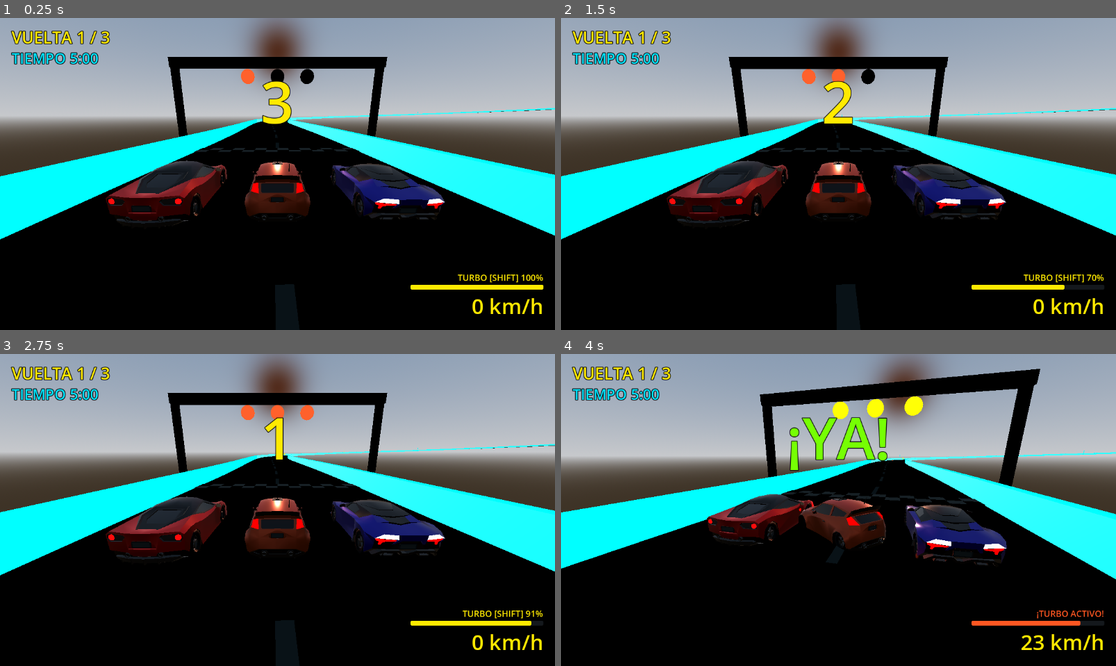
Above: before the commit, frames 1-4 (two rows, left to right).
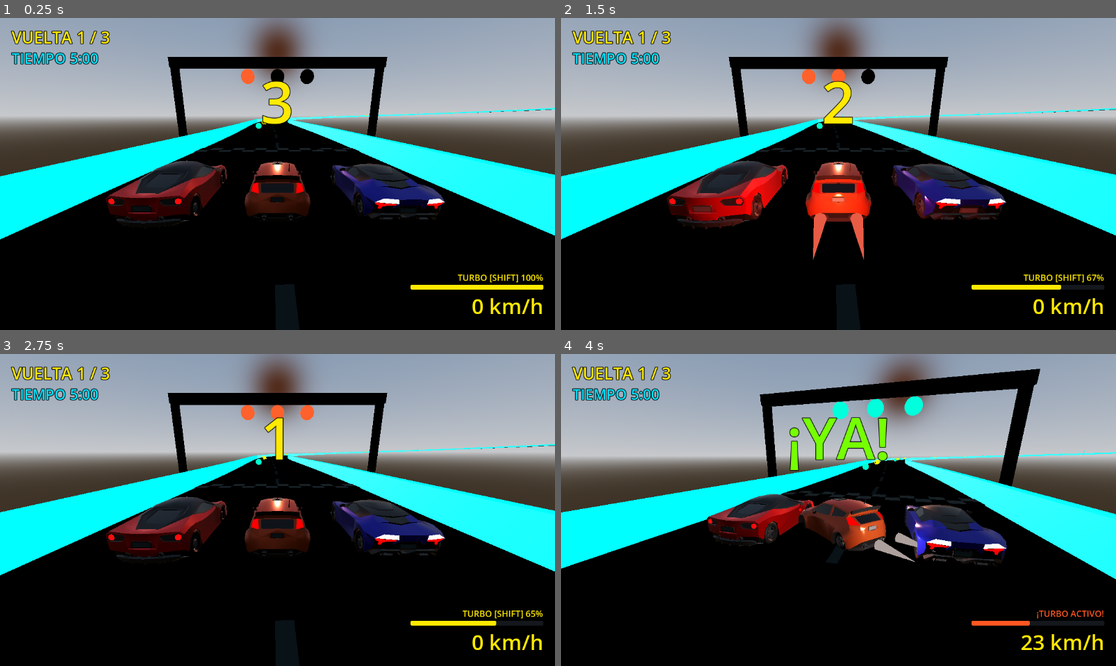
Above: after the commit, the same moments.

Repository: SamuelAlzateEducate/CustomVeloz
Game: Godot game, scene res://zona_c.tscn
Same seed, same stepped clock (60 frames per second), same inputs: the game is played once before the commit and once after it. Sound files missing from this copy of the repository are replaced by a short silence.
Inputs (mouse positions are in pixels of both pictures, inside the frame that each line leads up to):
- Up to frame 1 (0.25 s): no input
- Up to frame 2 (1.5 s): move the mouse to (960, 158) at 0.52 s; hold D (move_right) 0.53-1.28 s; hold Shift (correr) 0.53-1.28 s; click (960, 158) at 0.67 s; move the mouse to (727, 189) at 1.27 s; hold S (move_down) from 1.28 s (still down); tap Shift (correr) at 1.35 s
- Up to frame 3 (2.75 s): move the mouse to (333, 441) at 2.02 s; release S (move_down) at 2.03 s; hold D (move_right) from 2.03 s (still down); hold Space (derrapar) from 2.03 s (still down); tap Shift (correr) at 2.3 s
- Up to frame 4 (4 s): move the mouse to (810, 572) at 2.77 s; release D (move_right) at 2.78 s; release Space (derrapar) at 2.78 s; hold W (move_up) 2.78-3.53 s; tap F at 2.85 s; click (810, 572) at 2.92 s; tap Shift (correr) at 3.05 s; move the mouse to (1005, 556) at 3.52 s; hold A (move_left) from 3.53 s (still down); hold Shift (correr) from 3.53 s (still down); tap T at 3.6 s

The runs differ from the first frame. In frame 1, less than 0.1% of the frame differs, in the area x 46-100%, y 28-36%; in frame 2, 3.9%, in the area x 19-97%, y 29-88%; in frame 3, 0.2%; in frame 4, 2.6%.

Commit message:
prueba12_esferas_diferenciadas_turbo_y_desvanecimiento_aleron

Diff:
--- a/hud_carrera.gd
+++ b/hud_carrera.gd
@@ -10,6 +10,7 @@
 var l_vel: Label
 var l_cuenta: Label
 var l_nitro: Label
+var l_aleron: Label
 var pb_nitro: ProgressBar
 
 func _etiqueta(tam: int, color: Color) -> Label:
@@ -47,6 +48,17 @@
 	l_nitro.offset_bottom = -96
 	l_nitro.horizontal_alignment = HORIZONTAL_ALIGNMENT_RIGHT
 	l_nitro.text = "TURBO [SHIFT]"
+
+	l_aleron = _etiqueta(16, Color(0.0, 1.0, 0.25))
+	l_aleron.set_anchors_and_offsets_preset(Control.PRESET_BOTTOM_RIGHT)
+	l_aleron.grow_horizontal = Control.GROW_DIRECTION_BEGIN
+	l_aleron.grow_vertical = Control.GROW_DIRECTION_BEGIN
+	l_aleron.offset_left = -300
+	l_aleron.offset_top = -148
+	l_aleron.offset_right = -24
+	l_aleron.offset_bottom = -124
+	l_aleron.horizontal_alignment = HORIZONTAL_ALIGNMENT_RIGHT
+	l_aleron.text = ""
 
 	pb_nitro = ProgressBar.new()
 	pb_nitro.set_anchors_and_offsets_preset(Control.PRESET_BOTTOM_RIGHT)
@@ -106,6 +118,21 @@
 				l_nitro.text = "TURBO [SHIFT] %d%%" % int(round(n.carga * 100.0))
 				l_nitro.add_theme_color_override("font_color", C_UI)
 				if sb: sb.bg_color = C_UI
+		if jugador.get("mejoras_t") != null and jugador.mejoras_t.size() > 0:
+			var t_max: float = 0.0
+			for t_val in jugador.mejoras_t:
+				t_max = maxf(t_max, float(t_val))
+			if t_max > 0.05:
+				if t_max < 2.5:
+					l_aleron.text = "ALERÓN EXPIRANDO: %.1fs" % t_max
+					l_aleron.add_theme_color_override("font_color", Color("#FF5722"))
+				else:
+					l_aleron.text = "ALERÓN [+15 km/h]: %.1fs" % t_max
+					l_aleron.add_theme_color_override("font_color", Color(0.0, 1.0, 0.25))
+			else:
+				l_aleron.text = ""
+		else:
+			l_aleron.text = ""
 	if pista:
 		l_cuenta.text = pista.texto_cuenta
 		l_cuenta.add_theme_color_override("font_color", C_UI if pista.en_cuenta else Color("#76FF03"))
--- a/nitro.gd
+++ b/nitro.gd
@@ -4,16 +4,27 @@
 # Sistema de Nitro / Turbo de CustomVeloz:
 #  - velocidad: 120 km/h (33.33 m/s) en vez de 90 km/h (25 m/s) -> +30 km/h (+33 %).
 #  - duración: 2.5 s con la carga llena
-#  - recarga: de 0 a 1 tarda 5 s
+#  - recarga: de 0 a 1 tarda 5 s (si recarga_automatica = true, como en zona_b)
 #  - La luz (azul neón -> rojo fuego) la controla sistema_eventos.gd exactamente igual que en zona_b.
+#  - Con llama_visible = true (zona_c) además salen llamas y una luz trasera que pasan de azul a rojo
+#    mientras se mantiene Shift, para que el efecto se vea sobre cualquier pista.
 @export var luz: SpotLight3D
 @export var duracion := 2.5 # s para gastar la carga completa
 @export var recarga := 5.0 # s para recuperar la carga completa
 @export var carga_minima := 0.20 # tras vaciarse, no se puede usar hasta recuperar esto
+@export var recarga_automatica := true # false = el turbo solo se recarga con las esferas amarillas
+@export var llama_visible := false # true = llamas y luz trasera emisivas (zona_c)
+@export var color_llama_bajo := Color(0.0, 0.9, 1.0)
+@export var color_llama_alto := Color(1.0, 0.15, 0.05)
 
 var carga := 1.0 # 0 a 1 (la barra de nitro de la UI)
 var activo := false
 var bloqueado := false
+
+var _llamas: Array[MeshInstance3D] = []
+var _mat_llama: StandardMaterial3D
+var _luz_trasera: OmniLight3D
+var _calor := 0.0 # 0 a 1: se calienta (azul -> rojo) mientras el turbo está activo
 
 @onready var pj := get_parent()
 
@@ -24,6 +35,59 @@
 		luz.rotation_degrees = Vector3(-20.0, 180.0, 0.0)
 		luz.spot_range = 10.0
 		luz.spot_angle = 35.0
+	if llama_visible:
+		_crear_llamas()
+
+func _crear_llamas() -> void:
+	_mat_llama = StandardMaterial3D.new()
+	_mat_llama.shading_mode = BaseMaterial3D.SHADING_MODE_UNSHADED
+	_mat_llama.emission_enabled = true
+	_mat_llama.albedo_color = color_llama_bajo
+	_mat_llama.emission = color_llama_bajo
+	_mat_llama.emission_energy_multiplier = 0.0
+	for x in [-0.45, 0.45]:
+		var m := MeshInstance3D.new()
+		var cono := CylinderMesh.new()
+		cono.top_radius = 0.0
+		cono.bottom_radius = 0.16
+		cono.height = 1.0
+		cono.radial_segments = 8
+		m.mesh = cono
+		m.material_override = _mat_llama
+		m.name = "LlamaTurbo"
+		m.visible = false
+		pj.add_child.call_deferred(m)
+		_llamas.append(m)
+		# el cilindro apunta en Y: se gira para que la punta quede hacia atrás (+Z)
+		m.rotation_degrees = Vector3(90.0, 0.0, 0.0)
+		m.position = Vector3(x, 0.55, 2.5)
+	_luz_trasera = OmniLight3D.new()
+	_luz_trasera.name = "LuzTraseraTurbo"
+	_luz_trasera.omni_range = 9.0
+	_luz_trasera.light_energy = 0.0
+	_luz_trasera.position = Vector3(0.0, 0.8, 3.0)
+	pj.add_child.call_deferred(_luz_trasera)
+
+func _actualizar_llamas(delta: float) -> void:
+	if _mat_llama == null:
+		return
+	_calor = move_toward(_calor, 1.0 if activo else 0.0, delta * 1.2)
+	var encendido := _calor > 0.02
+	var c := color_llama_bajo.lerp(color_llama_alto, _calor)
+	_mat_llama.albedo_color = c
+	_mat_llama.emission = c
+	_mat_llama.emission_energy_multiplier = 1.0 + 5.0 * _calor
+	var parpadeo := 1.0 + 0.2 * sin(Time.get_ticks_msec() * 0.04)
+	var largo := (0.3 + 1.6 * _calor) * parpadeo
+	for m in _llamas:
+		if not is_instance_valid(m):
+			continue
+		m.visible = encendido
+		m.scale = Vector3(1.0, largo, 1.0)
+		m.position.z = 2.45 + largo * 0.5
+	if is_instance_valid(_luz_trasera):
+		_luz_trasera.light_color = c
+		_luz_trasera.light_energy = (1.0 + 7.0 * _calor) if encendido else 0.0
 
 func _physics_process(delta: float) -> void:
 	var tecla_shift := Input.is_action_pressed("correr") or Input.is_key_pressed(KEY_SHIFT)
@@ -32,10 +96,13 @@
 		carga = maxf(0.0, carga - delta / duracion)
 		if carga <= 0.0:
 			bloqueado = true
-	else:
+	elif recarga_automatica:
 		carga = minf(1.0, carga + delta / recarga)
 		if bloqueado and carga >= carga_minima:
 			bloqueado = false
+
+	# Sin recarga automática: queda bloqueado hasta que una esfera amarilla recargue la carga
+	_actualizar_llamas(delta)
 
 	# personaje.gd usa speed_correr mientras haya nitro
 	pj.nitro_ok = carga > 0.0 and not bloqueado
--- a/personaje.gd
+++ b/personaje.gd
@@ -91,6 +91,7 @@
 				rueda_tras_der = c
 
 func _physics_process(delta):
+	_actualizar_mejoras(delta)
 	# Gravedad: en el aire cae más rápido (arcade) para que el carro no flote
 	var factor_gravedad = 1.0 if is_on_floor() else gravedad_en_aire
 	velocity += get_gravity() * factor_gravedad * delta
@@ -232,12 +233,64 @@
 
 	_prueba()
 
+@export var duracion_mejora := 8.0 # s que dura el extra de velocidad de cada esfera verde (el alerón se desvanece con él)
 var mejoras: Array = [] # km/h de cada esfera verde recogida (la última se pierde al reaparecer)
 var piezas: Array = [] # alerones visibles, uno por mejora
+var mejoras_t: Array = [] # segundos que le quedan a cada mejora
+var mejoras_ap: Array = [] # m/s que cada mejora está sumando ahora mismo (baja poco a poco hasta 0)
+var mats_aleron: Array = [] # materiales de cada alerón (para desvanecerlos)
+
+# La mejora se va gastando: el extra de velocidad baja linealmente y el alerón se desvanece
+# encogiéndose y parpadeando en los últimos segundos hasta desaparecer.
+func _actualizar_mejoras(delta: float) -> void:
+	var i := mejoras_t.size() - 1
+	while i >= 0:
+		mejoras_t[i] -= delta
+		var f := clampf(mejoras_t[i] / duracion_mejora, 0.0, 1.0)
+		var objetivo: float = float(mejoras[i]) / 3.6 * f
+		var d: float = objetivo - float(mejoras_ap[i])
+		speed_caminar += d
+		speed_correr += d
+		mejoras_ap[i] = objetivo
+
+		# Feedback visual inconfundible del alerón
+		var pieza = piezas[i]
+		if is_instance_valid(pieza):
+			# En los últimos 2.5s parpadea avisando que se apaga
+			if mejoras_t[i] < 2.5:
+				var parpadeo := sin(Time.get_ticks_msec() * 0.025) > 0.0
+				pieza.visible = parpadeo
+			else:
+				pieza.visible = true
+			# Encogimiento suave progresivo para que se vea cómo se desvanece
+			var escala := clampf(f * 1.25, 0.05, 1.0)
+			pieza.scale = Vector3(escala, escala, escala)
+
+		for mat in mats_aleron[i]:
+			if mat is StandardMaterial3D:
+				var c: Color = mat.albedo_color
+				c.a = f
+				mat.albedo_color = c
+				mat.emission = Color(0.0, 1.0, 0.25) * f
+				mat.emission_energy_multiplier = 2.5 * f
+
+		if mejoras_t[i] <= 0.0:
+			var pieza_fin = piezas[i]
+			if is_instance_valid(pieza_fin):
+				pieza_fin.queue_free()
+			mejoras.remove_at(i)
+			piezas.remove_at(i)
+			mejoras_t.remove_at(i)
+			mejoras_ap.remove_at(i)
+			mats_aleron.remove_at(i)
+			print("[mejora] el alerón se desvaneció: base ", snappedf(speed_caminar * 3.6, 0.1), " km/h")
+		i -= 1
 
 # Esfera verde (Documento de concepto, mecánica 1): +15 km/h de velocidad máxima y una pieza visible (alerón)
 func aplicar_mejora(kmh_extra: float) -> void:
 	mejoras.append(kmh_extra)
+	mejoras_t.append(duracion_mejora)
+	mejoras_ap.append(kmh_extra / 3.6)
 	speed_caminar += kmh_extra / 3.6
 	speed_correr += kmh_extra / 3.6
 
@@ -246,10 +299,11 @@
 	contenedor.name = "Aleron_%d" % piezas.size()
 
 	var mat := StandardMaterial3D.new()
-	mat.albedo_color = Color("#76FF03")
+	mat.albedo_color = Color(0.0, 1.0, 0.25) # Verde Neón Esmeralda Puro
 	mat.emission_enabled = true
-	mat.emission = Color("#76FF03")
-	mat.emission_energy_multiplier = 2.0
+	mat.emission = Color(0.0, 1.0, 0.25)
+	mat.emission_energy_multiplier = 2.5
+	mat.transparency = BaseMaterial3D.TRANSPARENCY_ALPHA
 
 	# Ala principal
 	var ala := MeshInstance3D.new()
@@ -263,6 +317,7 @@
 	# Soportes laterales
 	var mat_soporte := StandardMaterial3D.new()
 	mat_soporte.albedo_color = Color(0.1, 0.12, 0.14)
+	mat_soporte.transparency = BaseMaterial3D.TRANSPARENCY_ALPHA
 	for lado in [-0.5, 0.5]:
 		var soporte := MeshInstance3D.new()
 		var sm := BoxMesh.new()
@@ -286,6 +341,7 @@
 	# Posicionado sobre el maletero trasero
 	contenedor.position = Vector3(0.0, 1.05 + 0.15 * piezas.size(), 1.65)
 	piezas.append(contenedor)
+	mats_aleron.append([mat, mat_soporte])
 
 	# Destello blanco de 0.3s (Documento de concepto: "destello blanco de 0.3s en la pieza recién instalada")
 	var destello := StandardMaterial3D.new()
@@ -315,9 +371,12 @@
 func quitar_ultima_mejora() -> void:
 	if mejoras.is_empty():
 		return
-	var kmh_extra: float = mejoras.pop_back()
-	speed_caminar -= kmh_extra / 3.6
-	speed_correr -= kmh_extra / 3.6
+	mejoras.pop_back()
+	mejoras_t.pop_back()
+	mats_aleron.pop_back()
+	var ap_ms: float = mejoras_ap.pop_back() # lo que ese alerón sumaba en este momento
+	speed_caminar -= ap_ms
+	speed_correr -= ap_ms
 	var pieza = piezas.pop_back()
 	if is_instance_valid(pieza):
 		pieza.queue_free()
--- a/personaje.tscn
+++ b/personaje.tscn
@@ -31,6 +31,8 @@
 [node name="Nitro" type="Node" parent="." unique_id=1942017731 node_paths=PackedStringArray("luz")]
 script = ExtResource("3_nitro")
 luz = NodePath("../LuzNitro")
+recarga_automatica = false
+llama_visible = true
 
 [node name="AudioCarro" type="Node" parent="."]
 script = ExtResource("4_audio")
--- a/pista.gd
+++ b/pista.gd
@@ -9,8 +9,8 @@
 
 const C_ASFALTO := Color("#263238")
 const C_BORDE := Color("#00E5FF")
-const C_VERDE := Color("#76FF03")
-const C_AMARILLO := Color("#FFEA00")
+const C_VERDE := Color(0.0, 1.0, 0.25) # Verde Neón Esmeralda Puro (Alerón / Mejora) - Cero Rojo
+const C_AMARILLO := Color(1.0, 0.85, 0.0) # Amarillo Dorado / Fuego (Turbo)
 const C_DANO := Color("#FF5722")
 const C_LINEA := Color("#90A4AE")
 const PASOS_DENSOS := 40
@@ -34,13 +34,29 @@
 @export var alturas := PackedFloat32Array([
 	0.0, 0.0, 0.0, 0.0, 1.5, 4.5, 8.5, 12.0, 10.5, 7.5,
 	4.5, 2.0, 0.5, 0.0, 0.0, 0.0, 0.0, 0.0, 0.0, 0.0])
-# Posicion (en metros desde la meta) de las esferas verdes y su desvio lateral.
-@export var esferas_s := PackedFloat32Array([150.0, 420.0, 700.0, 980.0, 1260.0, 1530.0, 1710.0])
-@export var esferas_lado := PackedFloat32Array([-2.5, 3.0, -3.0, 2.5, -2.5, 3.0, -2.5])
+# Posicion (en metros desde la meta) de las 32 esferas verdes de ALERON (cada ~55 m)
+@export var esferas_s := PackedFloat32Array([
+	20.0, 75.0, 130.0, 185.0, 240.0, 295.0, 350.0, 405.0, 460.0, 515.0,
+	570.0, 625.0, 680.0, 735.0, 790.0, 845.0, 900.0, 955.0, 1010.0, 1065.0,
+	1120.0, 1175.0, 1230.0, 1285.0, 1340.0, 1395.0, 1450.0, 1505.0, 1560.0, 1615.0,
+	1670.0, 1725.0])
+@export var esferas_lado := PackedFloat32Array([
+	-3.0, 3.0, 0.0, -2.5, 2.5, -3.0, 3.0, 0.0, -2.5, 2.5,
+	-3.0, 3.0, 0.0, -2.5, 2.5, -3.0, 3.0, 0.0, -2.5, 2.5,
+	-3.0, 3.0, 0.0, -2.5, 2.5, -3.0, 3.0, 0.0, -2.5, 2.5,
+	-3.0, 3.0])
 @export var mejora_kmh := 15.0
-# Posicion de las esferas amarillas de recarga de turbo y boost
-@export var esferas_nitro_s := PackedFloat32Array([280.0, 560.0, 850.0, 1120.0, 1400.0, 1650.0])
-@export var esferas_nitro_lado := PackedFloat32Array([2.5, -2.5, 3.0, -3.0, 2.5, -2.0])
+# Posicion de las 32 esferas amarillas de TURBO intercaladas (cada ~55 m, desfasadas 27.5 m)
+@export var esferas_nitro_s := PackedFloat32Array([
+	47.5, 102.5, 157.5, 212.5, 267.5, 322.5, 377.5, 432.5, 487.5, 542.5,
+	597.5, 652.5, 707.5, 762.5, 817.5, 872.5, 927.5, 982.5, 1037.5, 1092.5,
+	1147.5, 1202.5, 1257.5, 1312.5, 1367.5, 1422.5, 1477.5, 1532.5, 1587.5, 1642.5,
+	1697.5, 1752.5])
+@export var esferas_nitro_lado := PackedFloat32Array([
+	-2.5, 2.5, -3.0, 3.0, 0.0, -2.5, 2.5, -3.0, 3.0, 0.0,
+	-2.5, 2.5, -3.0, 3.0, 0.0, -2.5, 2.5, -3.0, 3.0, 0.0,
+	-2.5, 2.5, -3.0, 3.0, 0.0, -2.5, 2.5, -3.0, 3.0, 0.0,
+	-2.5, 2.5])
 
 var centro: Array[Vector3] = []
 var derecha: Array[Vector3] = []
@@ -353,15 +369,16 @@
 	for k in esferas_s.size():
 		var s := s_meta + esferas_s[k]
 		var pos := pos_en(s) + der_en(s) * esferas_lado[k] + Vector3(0, 1.2, 0)
-		var a := _area(self, pos, 0.0, Vector3(2.4, 2.4, 2.4))
+		var a := _area(self, pos, 0.0, Vector3(2.6, 2.6, 2.6))
 		a.name = "EsferaVerde%d" % (k + 1)
+		# Esfera verde esmeralda pura (Alerón = +velocidad temporal)
 		var mi := MeshInstance3D.new()
 		var sm := SphereMesh.new()
-		sm.radius = 0.5
-		sm.height = 1.0
-		sm.radial_segments = 8
-		sm.rings = 4
-		sm.material = _material_brillo(C_VERDE, 2.0)
+		sm.radius = 0.55
+		sm.height = 1.1
+		sm.radial_segments = 12
+		sm.rings = 6
+		sm.material = _material_brillo(C_VERDE, 2.8)
 		mi.mesh = sm
 		a.add_child(mi)
 		_esferas.append(a)
@@ -383,17 +400,30 @@
 	for k in esferas_nitro_s.size():
 		var s := s_meta + esferas_nitro_s[k]
 		var pos := pos_en(s) + der_en(s) * esferas_nitro_lado[k] + Vector3(0, 1.2, 0)
-		var a := _area(self, pos, 0.0, Vector3(2.4, 2.4, 2.4))
+		var a := _area(self, pos, 0.0, Vector3(3.2, 3.2, 3.2))
 		a.name = "EsferaTurbo%d" % (k + 1)
+		# Esfera central dorada de turbo
 		var mi := MeshInstance3D.new()
 		var sm := SphereMesh.new()
-		sm.radius = 0.5
+		sm.radius = 0.50
 		sm.height = 1.0
-		sm.radial_segments = 8
-		sm.rings = 4
-		sm.material = _material_brillo(C_AMARILLO, 2.5)
+		sm.radial_segments = 12
+		sm.rings = 6
+		sm.material = _material_brillo(C_AMARILLO, 3.2)
 		mi.mesh = sm
 		a.add_child(mi)
+		# Anillo orbital dorado (TorusMesh) para que se distinga instantáneamente
+		var anillo := MeshInstance3D.new()
+		var tm := TorusMesh.new()
+		tm.inner_radius = 0.65
+		tm.outer_radius = 0.90
+		tm.rings = 16
+		tm.ring_segments = 8
+		tm.material = _material_brillo(C_AMARILLO, 2.5)
+		anillo.mesh = tm
+		anillo.name = "AnilloTurbo"
+		anillo.rotation_degrees = Vector3(45.0, 0.0, 0.0)
+		a.add_child(anillo)
 		_esferas.append(a)
 		a.body_entered.connect(_on_esfera_nitro.bind(a))
 
@@ -495,7 +525,10 @@
 		var e := _esferas[k]
 		if e.visible:
 			e.rotate_y(delta * 1.5)
-			e.position.y += sin(_reloj * 3.0 + float(k)) * delta * 0.4
+			var anillo = e.get_node_or_null("AnilloTurbo")
+			if anillo:
+				anillo.rotate_x(delta * 2.8)
+				anillo.rotate_z(delta * 1.4)
 	if en_cuenta:
 		_t_cuenta += delta
 		if _t_cuenta < cuenta_atras:
--- a/zona_c.tscn
+++ b/zona_c.tscn
@@ -35,88 +35,92 @@
 [sub_resource type="SphereMesh" id="BrilloMalla"]
 material = SubResource("BrilloMat")
 
-[node name="zona_c" type="Node3D"]
+[node name="zona_c" type="Node3D" unique_id=1654283543]
 
-[node name="Pista" type="Node3D" parent="." groups=["pista"]]
+[node name="Pista" type="Node3D" parent="." unique_id=607269385 groups=["pista"]]
 script = ExtResource("13_pista")
+puntos = PackedVector2Array(0, 100, 0, 0, 0, -110, 30, -200, 100, -260, 200, -270, 280, -220, 310, -140, 280, -60, 210, -30, 140, -50, 90, 15, 110, 95, 185, 150, 255, 220, 230, 300, 140, 330, 50, 290, -15, 220, -15, 150)
+alturas = PackedFloat32Array(0, 0, 0, 0, 1.5, 4.5, 8.5, 12, 10.5, 7.5, 4.5, 2, 0.5, 0, 0, 0, 0, 0, 0, 0)
+esferas_s = PackedFloat32Array(20, 75, 130, 185, 240, 295, 350, 405, 460, 515, 570, 625, 680, 735, 790, 845, 900, 955, 1010, 1065, 1120, 1175, 1230, 1285, 1340, 1395, 1450, 1505, 1560, 1615, 1670, 1725)
+esferas_lado = PackedFloat32Array(-3, 3, 0, -2.5, 2.5, -3, 3, 0, -2.5, 2.5, -3, 3, 0, -2.5, 2.5, -3, 3, 0, -2.5, 2.5, -3, 3, 0, -2.5, 2.5, -3, 3, 0, -2.5, 2.5, -3, 3)
+esferas_nitro_s = PackedFloat32Array(47.5, 102.5, 157.5, 212.5, 267.5, 322.5, 377.5, 432.5, 487.5, 542.5, 597.5, 652.5, 707.5, 762.5, 817.5, 872.5, 927.5, 982.5, 1037.5, 1092.5, 1147.5, 1202.5, 1257.5, 1312.5, 1367.5, 1422.5, 1477.5, 1532.5, 1587.5, 1642.5, 1697.5, 1752.5)
+esferas_nitro_lado = PackedFloat32Array(-2.5, 2.5, -3, 3, 0, -2.5, 2.5, -3, 3, 0, -2.5, 2.5, -3, 3, 0, -2.5, 2.5, -3, 3, 0, -2.5, 2.5, -3, 3, 0, -2.5, 2.5, -3, 3, 0, -2.5, 2.5)
 
-[node name="KillZone" type="Area3D" parent="."]
+[node name="KillZone" type="Area3D" parent="." unique_id=368832371]
 transform = Transform3D(1, 0, 0, 0, 1, 0, 0, 0, 1, 150, -15, 30)
 script = ExtResource("12_respawn")
 
-[node name="Col" type="CollisionShape3D" parent="KillZone"]
+[node name="Col" type="CollisionShape3D" parent="KillZone" unique_id=1375259104]
 shape = SubResource("KillZoneShape")
 
-[node name="Partida" type="Node" parent="." groups=["partida"]]
+[node name="Partida" type="Node" parent="." unique_id=467334505 groups=["partida"]]
 script = ExtResource("7_partida")
-metas = 3
 
-[node name="Camera3D" type="Camera3D" parent="." node_paths=PackedStringArray("objetivo")]
+[node name="Camera3D" type="Camera3D" parent="." unique_id=1749384353 node_paths=PackedStringArray("objetivo")]
 transform = Transform3D(1, 0, 0, 0, 0.9, 0.43, 0, -0.43, 0.9, 0, 3, 18)
 current = true
 script = ExtResource("1_nknid")
 objetivo = NodePath("../Personaje")
-suavizado = 10.0
 
-[node name="SistemaSol" type="Node3D" parent="." node_paths=PackedStringArray("sol", "entorno")]
+[node name="SistemaSol" type="Node3D" parent="." unique_id=1946518971 node_paths=PackedStringArray("sol", "entorno")]
 script = ExtResource("2_toaxk")
 sol = NodePath("DirectionalLight3D")
 entorno = NodePath("WorldEnvironment")
 
-[node name="CicloDia" type="Node" parent="SistemaSol"]
+[node name="CicloDia" type="Node" parent="SistemaSol" unique_id=1124598050]
 script = ExtResource("3_e2xqd")
 hora = 17.0
 pausado = true
 
-[node name="WorldEnvironment" type="WorldEnvironment" parent="SistemaSol"]
+[node name="WorldEnvironment" type="WorldEnvironment" parent="SistemaSol" unique_id=1670627203]
 environment = SubResource("Entorno")
 
-[node name="DirectionalLight3D" type="DirectionalLight3D" parent="SistemaSol"]
+[node name="DirectionalLight3D" type="DirectionalLight3D" parent="SistemaSol" unique_id=1573774164]
 transform = Transform3D(1, 0, 0, 0, -0.9659258, 0.25881913, 0, -0.25881913, -0.9659258, 0, 6, 0)
 shadow_enabled = true
 shadow_bias = 3.0
 shadow_normal_bias = 6.0
 directional_shadow_max_distance = 120.0
 
-[node name="EsferaBrillo" type="MeshInstance3D" parent="."]
+[node name="EsferaBrillo" type="MeshInstance3D" parent="." unique_id=125600117]
 transform = Transform3D(1, 0, 0, 0, 1, 0, 0, 0, 1, -13, 0.5, 20)
 mesh = SubResource("BrilloMalla")
 
-[node name="Personaje" parent="." instance=ExtResource("5_toaxk")]
+[node name="Personaje" parent="." unique_id=463236057 instance=ExtResource("5_toaxk")]
 transform = Transform3D(1, 0, 0, 0, 1, 0, 0, 0, 1, 0, 0, 11)
 
-[node name="FaroIzq" type="SpotLight3D" parent="Personaje"]
+[node name="FaroIzq" type="SpotLight3D" parent="Personaje" unique_id=1135086296]
 light_color = Color(1, 0.92941177, 0.7019608, 1)
 light_energy = 2.5
 spot_angle = 30.0
 script = ExtResource("6_e2xqd")
 lado = -1.0
 
-[node name="FaroDer" type="SpotLight3D" parent="Personaje"]
+[node name="FaroDer" type="SpotLight3D" parent="Personaje" unique_id=1842783244]
 light_color = Color(1, 0.92941177, 0.7019608, 1)
 light_energy = 2.5
 spot_angle = 30.0
 script = ExtResource("6_e2xqd")
 
-[node name="Rival1_Fenyr" parent="." groups=["rival"] instance=ExtResource("10_rival_scene")]
+[node name="Rival1_Fenyr" parent="." unique_id=637875967 groups=["rival"] instance=ExtResource("10_rival_scene")]
 transform = Transform3D(1, 0, 0, 0, 1, 0, 0, 0, 1, 3.5, 0, 11)
 velocidad_maxima = 22.0
 aceleracion = 7.0
 
-[node name="Rival2_Italia" parent="." groups=["rival"] instance=ExtResource("11_rival2_scene")]
+[node name="Rival2_Italia" parent="." unique_id=806139400 groups=["rival"] instance=ExtResource("11_rival2_scene")]
 transform = Transform3D(1, 0, 0, 0, 1, 0, 0, 0, 1, -3.5, 0, 11)
 velocidad_maxima = 21.0
 aceleracion = 6.5
 
-[node name="HUD" type="CanvasLayer" parent="."]
+[node name="HUD" type="CanvasLayer" parent="." unique_id=2081480503]
 script = ExtResource("14_hud")
 
-[node name="LuzEvento" type="OmniLight3D" parent="."]
+[node name="LuzEvento" type="OmniLight3D" parent="." unique_id=1590413848]
 light_color = Color(0.4627451, 1, 0.011764706, 1)
 light_energy = 0.0
 omni_range = 6.0
 omni_attenuation = 2.0
 
-[node name="SistemaEventos" type="Node3D" parent="." node_paths=PackedStringArray("luz_evento")]
+[node name="SistemaEventos" type="Node3D" parent="." unique_id=1061094344 node_paths=PackedStringArray("luz_evento")]
 script = ExtResource("15_eventos")
 luz_evento = NodePath("../LuzEvento")
Not shown: 1 places in zona_c.tscn that only renumber resources
